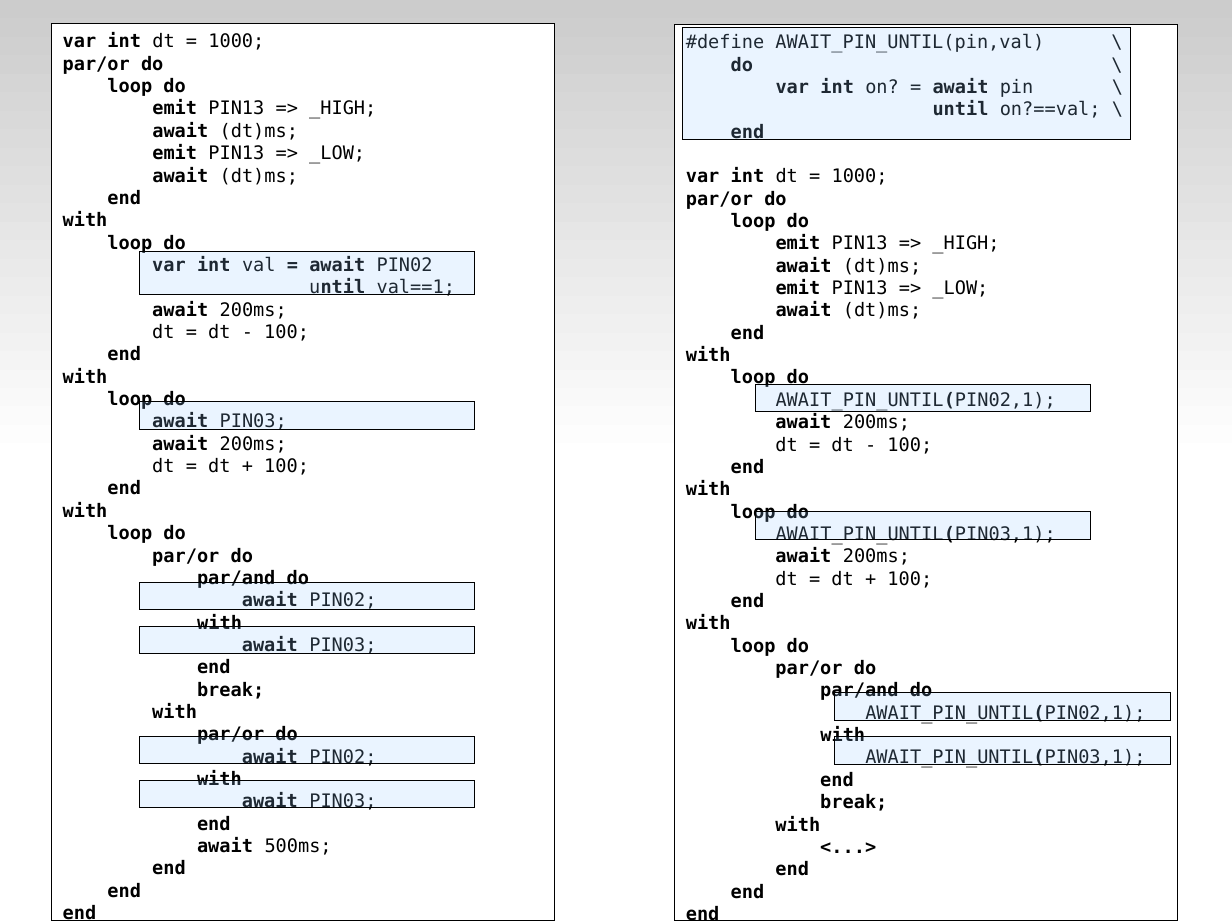
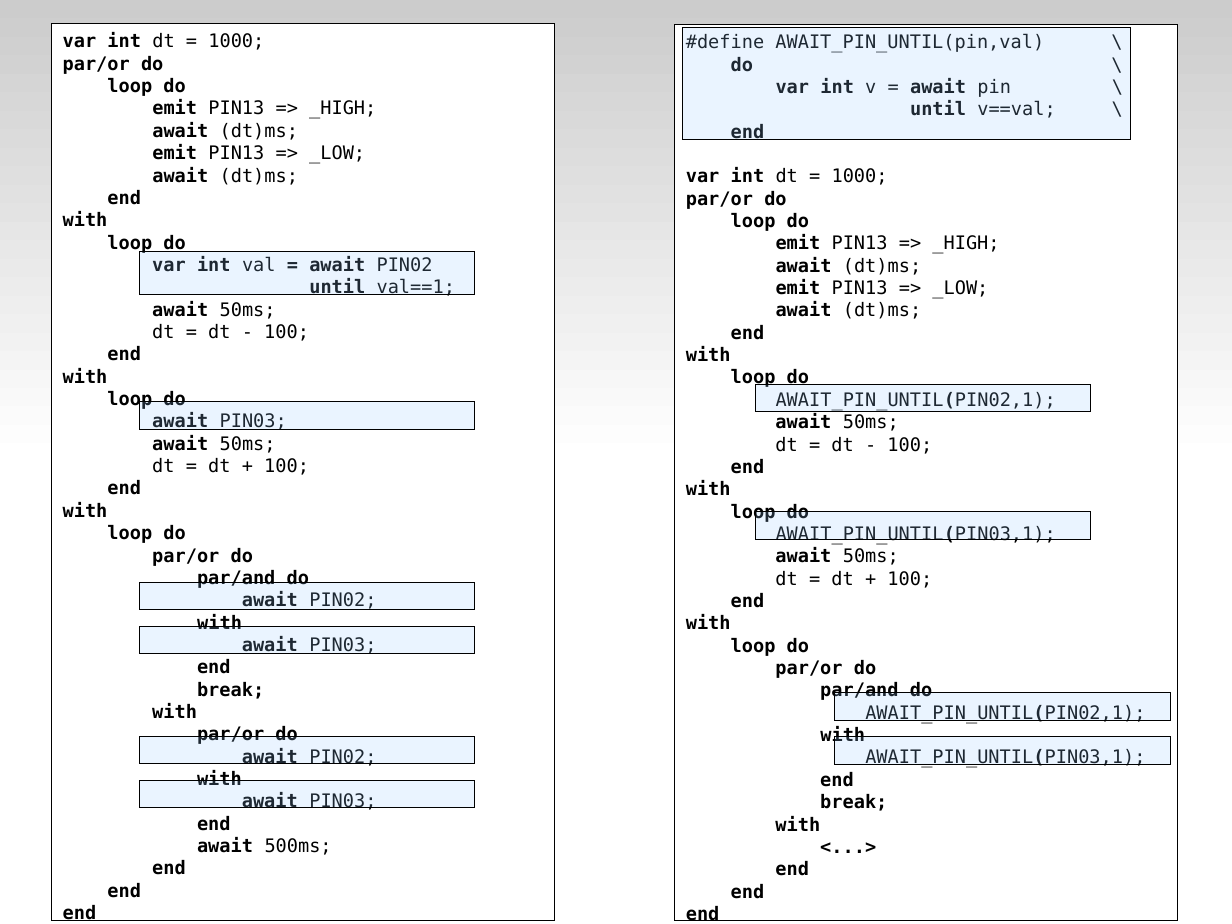
Before and after one commit to fsantanna-uerj/reativos, a slide deck: slide 18 of slides/05_ceu.odp (slide 16 before the commit). Drawn at 1232x924 pixels with LibreOffice and Linux fonts; fonts in the diff are those of the drawing. Boxes give left, top, right and bottom in pixels: in the first picture for what was removed or moved away, otherwise in the second. Text is boxed around its words. In the diff, an @@ line names an element or a change of style, - is before the commit and + after.

```diff
--- a/slides/05_ceu.odp
+++ b/slides/05_ceu.odp
@@ text in rectangle at box(776, 78, 1055, 118): text changed; bold on @@
-var int on? = await pin \
-until on?==val; \
+var int v = await pin \
+until v==val; \
@@ text in rectangle at box(152, 301, 276, 319): text changed; bold on @@
-await 200ms;
+await 50ms;
@@ text in rectangle at box(775, 413, 899, 431): text changed; bold on @@
-await 200ms;
+await 50ms;
@@ text in rectangle at box(152, 435, 276, 453): text changed; bold on @@
-await 200ms;
+await 50ms;
@@ text in rectangle at box(775, 548, 899, 565): text changed; bold on @@
-await 200ms;
+await 50ms;
```
Also in this commit, not shown: 8 other slides changed, 10 slides added, 7 other files.
